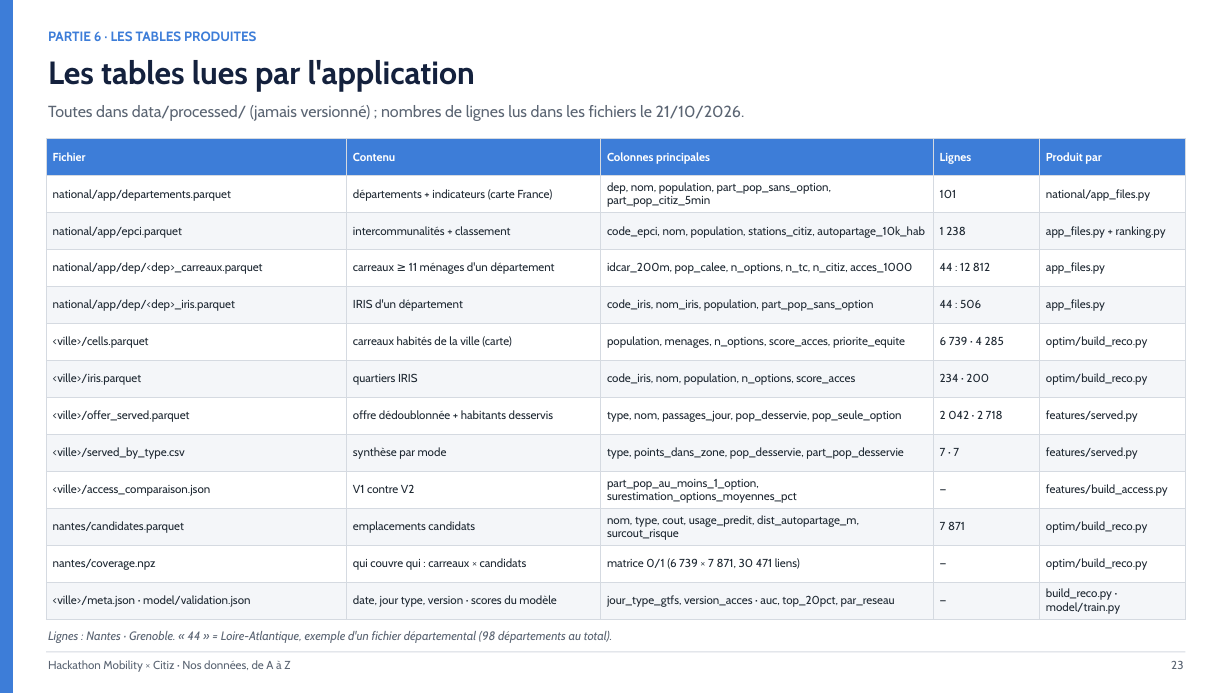
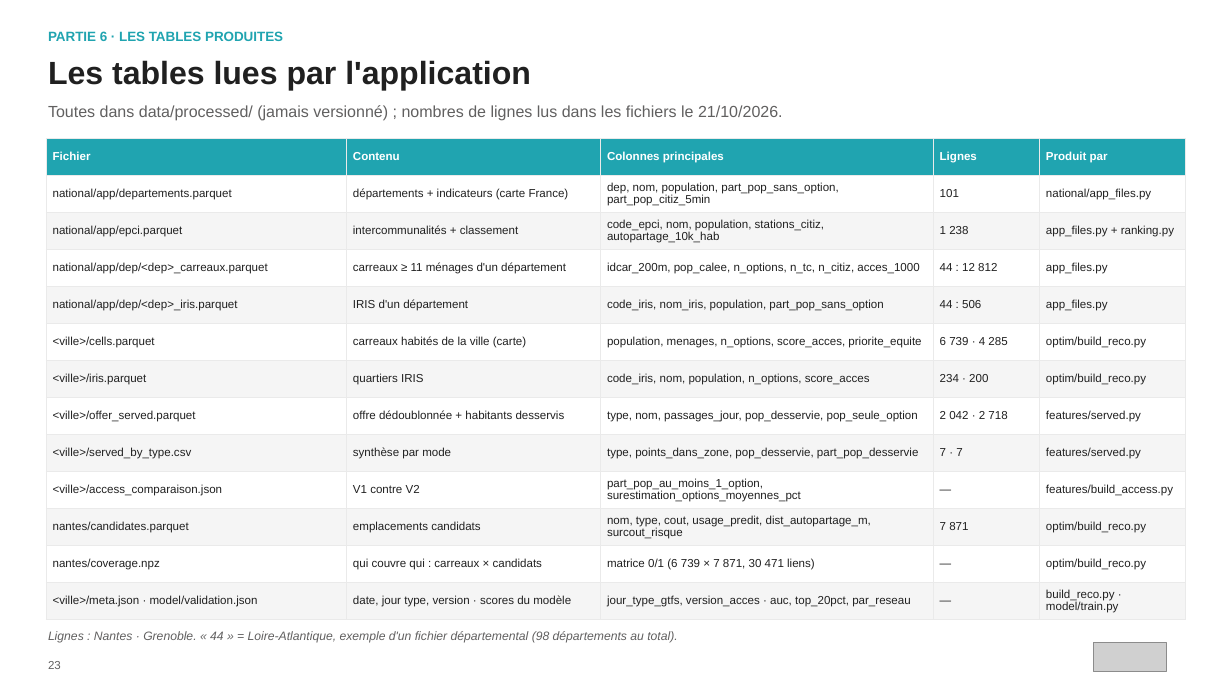
Before and after one commit to hillzeealex/hackathon-mobility-citiz, a slide deck: slide 23 of slides/DONNEES_ET_AUTOMATISATION.pptx. Drawn at 1232x693 pixels with LibreOffice and Linux fonts; fonts in the diff are those of the drawing; grey boxes stand for pictures. Boxes give left, top, right and bottom in pixels: in the first picture for what was removed or moved away, otherwise in the second. Text is boxed around its words. In the diff, an @@ line names an element or a change of style, - is before the commit and + after.

Commit message:
Slides : chiffres officiels de Fabric, sans délinquance ; deck données aux couleurs de Citiz (#38)

```diff
--- a/slides/DONNEES_ET_AUTOMATISATION.pptx
+++ b/slides/DONNEES_ET_AUTOMATISATION.pptx
@@ rectangle removed at [0, 0, 13, 693] @@
@@ text "PARTIE 6 · LES TABLES ..." at [48, 30, 283, 44]: font Cabin to Arial, text colour #3D7DD8 to #20A4B0 @@
@@ text "Les tables lues par l'application" at [48, 60, 531, 91]: font Cabin to Arial, text colour #14213D to #202020 @@
@@ text "Toutes dans data/processed/ (jamais versionné) ..." at [48, 105, 783, 121]: font Cabin to Arial, text colour #5B6573 to #616060 @@
@@ table at [46, 139, 1186, 619] @@
@@ fill #3D7DD8 to #20A4B0 in row 1 @@
@@ fill #F4F6F9 to #F5F5F5 in 30 cells @@
@@ font Cabin to Arial, text colour #1F2933 to #202020 @@
@@ borders changed @@
@@ text "Lignes : Nantes · Grenoble. ..." at [48, 631, 677, 643]: font Cabin to Arial, text colour #5B6573 to #616060 @@
@@ text "23": place and size @@
-text "23" at [1171, 661, 1183, 669]
+text "23" at [48, 661, 61, 669]
@@ text "23" at [48, 661, 61, 669]: font Cabin to Arial, text colour #5B6573 to #616060; alignment right to left @@
@@ rectangle removed at [46, 652, 1186, 653] @@
@@ picture added at [1093, 642, 1166, 672] @@
@@ text removed at [48, 660, 290, 672] @@
-Hackathon Mobility × Citiz · Nos données, de A à Z
```
Also in this commit, not shown: 29 other slides changed, 1 other file.
